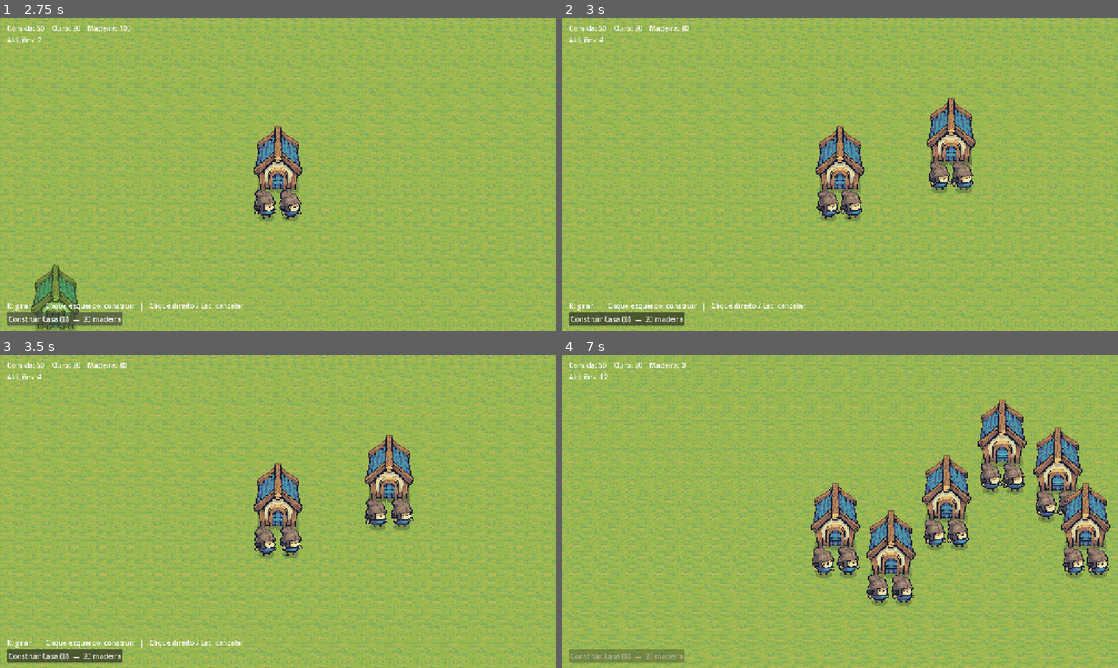
Above: before the commit, frames 1-4 (two rows, left to right).
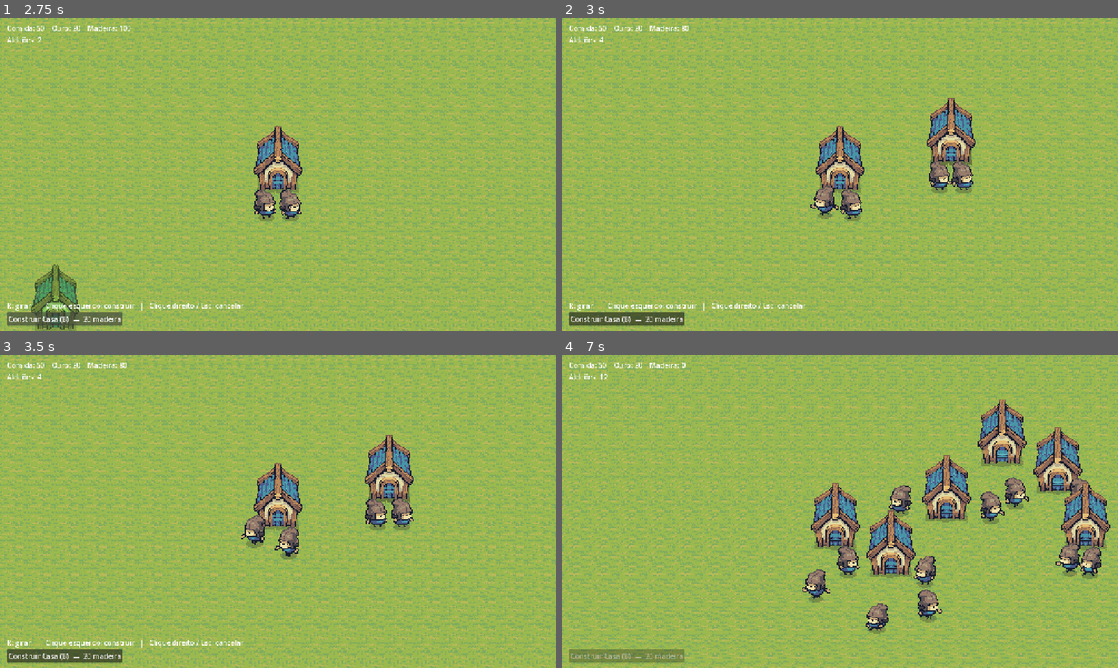
Above: after the commit, the same moments.

Repository: luis-pedro/jogo_inatel
Game: Godot game, scene res://scenes/main/main.tscn
Same seed, same stepped clock (60 frames per second), same inputs: the game is played once before the commit and once after it.
Inputs (mouse positions are in pixels of both pictures, inside the frame that each line leads up to):
- Up to frame 1 (2.75 s): click "Construir Casa (B) — 20 madei…" at 0.5 s; click "Construir Casa (B) — 20 madei…" at 1.25 s; click "Construir Casa (B) — 20 madei…" at 2 s
- Up to frame 2 (3 s): tap Enter at 2.75 s; move the mouse to (962, 158) at 2.77 s; hold B (build_house) from 2.78 s (still down); click (962, 158) at 2.92 s
- Up to frame 3 (3.5 s): keep holding B (build_house)
- Up to frame 4 (7 s): release B (build_house) at 3.5 s; drag from (728, 527) to (812, 574) at 3.52 s; move the mouse to (895, 442) at 4.27 s; tap A (camera_left) at 4.35 s; click (895, 442) at 4.42 s; drag from (812, 574) to (673, 464) at 5.02 s; move the mouse to (1006, 558) at 5.77 s; tap W (camera_up) at 5.85 s; click (1006, 558) at 5.92 s; drag from (673, 464) to (756, 433) at 6.52 s

Frame 1 is identical in both runs. In frame 2, 0.3% of the frame differs, in the area x 44-50%, y 53-65%; in frame 3, 0.8%; in frame 4, 5.3%, in the area x 43-99%, y 34-90%.

Commit message:
feat: pawns passeiam pela vila (andam e param)
- maquina de estados IDLE/WALK com animacoes idle e run
- destino aleatorio perto da casa, validado por BuildManager.is_point_walkable
- sprite espelhado conforme a direcao
- docs atualizadas

Co-Authored-By: Claude Sonnet 5.5 <noreply@anthropic.com>

Diff:
--- a/scripts/buildings/build_manager.gd
+++ b/scripts/buildings/build_manager.gd
@@ -82,6 +82,12 @@
 	return building
 
 
+## Se um aldeão pode pisar neste ponto do mundo: dentro da ilha e fora de prédios.
+func is_point_walkable(point: Vector2) -> bool:
+	var cell := world.world_to_cell(point)
+	return world.is_buildable(cell) and not _occupied.has(cell)
+
+
 func _can_place(data: BuildingData, cell: Vector2i) -> bool:
 	if not GameState.can_afford(data.cost):
 		return false
--- a/scripts/main/main.gd
+++ b/scripts/main/main.gd
@@ -47,4 +47,5 @@
 	for i in GameState.VILLAGERS_PER_HOUSE:
 		var pawn: Pawn = pawn_scene.instantiate()
 		pawn.position = door + along_wall * (i - 0.5) * 56
+		pawn.setup(door, _build_manager.is_point_walkable)
 		_entities.add_child(pawn)
--- a/scripts/units/pawn.gd
+++ b/scripts/units/pawn.gd
@@ -1,33 +1,113 @@
 class_name Pawn
 extends Node2D
-## Aldeão. Por enquanto só fica parado (animação idle); coleta e construção virão depois.
+## Aldeão. Sem tarefa, ele anda um pouco pela vila e para, em ciclo (idle ⇄ andar).
+## Coleta e construção virão depois.
+
+enum State { IDLE, WALK }
 
 const IDLE_TEXTURE := preload("res://assets/Units/Blue Units/Pawn/Pawn_Idle.png")
+const RUN_TEXTURE := preload("res://assets/Units/Blue Units/Pawn/Pawn_Run.png")
 const FRAME_SIZE := Vector2i(192, 192)
-const IDLE_FRAMES := 8
-const IDLE_FPS := 8.0
 ## Altura (em px, a partir do topo do frame) onde ficam os pés do personagem.
 const FEET_Y := 127
 
+const WALK_SPEED := 55.0
+const WANDER_RADIUS := 220.0
+const IDLE_TIME := Vector2(1.5, 4.0)  # segundos (mín., máx.)
+const MIN_WALK_DISTANCE := 60.0
+const PATH_CHECK_STEP := 16.0
+const TARGET_ATTEMPTS := 8
+
+var _state := State.IDLE
+var _timer := 0.0
+var _target := Vector2.ZERO
+var _home := Vector2.ZERO
+var _is_walkable := func(_point: Vector2) -> bool: return true
+
 @onready var _sprite: AnimatedSprite2D = $AnimatedSprite2D
+
+
+## Define o ponto ao redor do qual o aldeão passeia e a regra de onde ele pode pisar.
+## Chamar antes de entrar na árvore da cena.
+func setup(home: Vector2, is_walkable: Callable) -> void:
+	_home = home
+	_is_walkable = is_walkable
 
 
 func _ready() -> void:
 	_sprite.sprite_frames = _build_frames()
 	# Origem do nó nos pés, para o y_sort ordenar corretamente.
 	_sprite.offset = Vector2(0, FRAME_SIZE.y / 2.0 - FEET_Y)
+	_start_idle()
+	# Começa em um frame (e com um tempo de espera) aleatório para os aldeões não ficarem sincronizados.
+	_sprite.frame = randi() % _sprite.sprite_frames.get_frame_count("idle")
+	_timer = randf_range(0.0, IDLE_TIME.y)
+
+
+func _physics_process(delta: float) -> void:
+	match _state:
+		State.IDLE:
+			_timer -= delta
+			if _timer <= 0.0:
+				_try_start_walk()
+		State.WALK:
+			var to_target := _target - position
+			var step := WALK_SPEED * delta
+			if to_target.length() <= step:
+				position = _target
+				_start_idle()
+			else:
+				position += to_target.normalized() * step
+
+
+func _start_idle() -> void:
+	_state = State.IDLE
+	_timer = randf_range(IDLE_TIME.x, IDLE_TIME.y)
 	_sprite.play("idle")
-	# Começa em um frame aleatório para vários aldeões não ficarem sincronizados.
-	_sprite.frame = randi() % IDLE_FRAMES
+
+
+func _try_start_walk() -> void:
+	for i in TARGET_ATTEMPTS:
+		var candidate := _home + Vector2.from_angle(randf() * TAU) * randf_range(MIN_WALK_DISTANCE, WANDER_RADIUS)
+		if _is_path_clear(position, candidate):
+			_target = candidate
+			_state = State.WALK
+			# A arte olha para a direita; espelha quando vai para a esquerda.
+			_sprite.flip_h = _target.x < position.x
+			_sprite.play("run")
+			return
+	# Nenhum destino bom: descansa mais um pouco e tenta de novo.
+	_start_idle()
+
+
+## Confere o destino e pontos intermediários, para não atravessar casas nem sair da ilha.
+func _is_path_clear(from: Vector2, to: Vector2) -> bool:
+	if not _is_walkable.call(to):
+		return false
+	# Se o aldeão já está num lugar inválido (ex.: construíram em cima dele), só o destino importa.
+	if not _is_walkable.call(from):
+		return true
+	var steps := int(from.distance_to(to) / PATH_CHECK_STEP)
+	for i in range(1, steps):
+		if not _is_walkable.call(from.lerp(to, float(i) / steps)):
+			return false
+	return true
 
 
 func _build_frames() -> SpriteFrames:
 	var frames := SpriteFrames.new()
-	frames.set_animation_speed("default", IDLE_FPS)
-	frames.rename_animation("default", "idle")
-	for i in IDLE_FRAMES:
+	frames.remove_animation("default")
+	_add_animation(frames, "idle", IDLE_TEXTURE, 8.0)
+	_add_animation(frames, "run", RUN_TEXTURE, 10.0)
+	return frames
+
+
+## Fatia a faixa horizontal de frames de uma textura numa animação.
+func _add_animation(frames: SpriteFrames, anim: String, texture: Texture2D, fps: float) -> void:
+	frames.add_animation(anim)
+	frames.set_animation_speed(anim, fps)
+	for i in texture.get_width() / FRAME_SIZE.x:
 		var atlas := AtlasTexture.new()
-		atlas.atlas = IDLE_TEXTURE
+		atlas.atlas = texture
 		atlas.region = Rect2(Vector2(i * FRAME_SIZE.x, 0), Vector2(FRAME_SIZE))
-		frames.add_frame("idle", atlas)
-	return frames
+		frames.add_frame(anim, atlas)
Not shown, changed: docs/ARQUITETURA.md
Not shown, changed: docs/GDD.md
